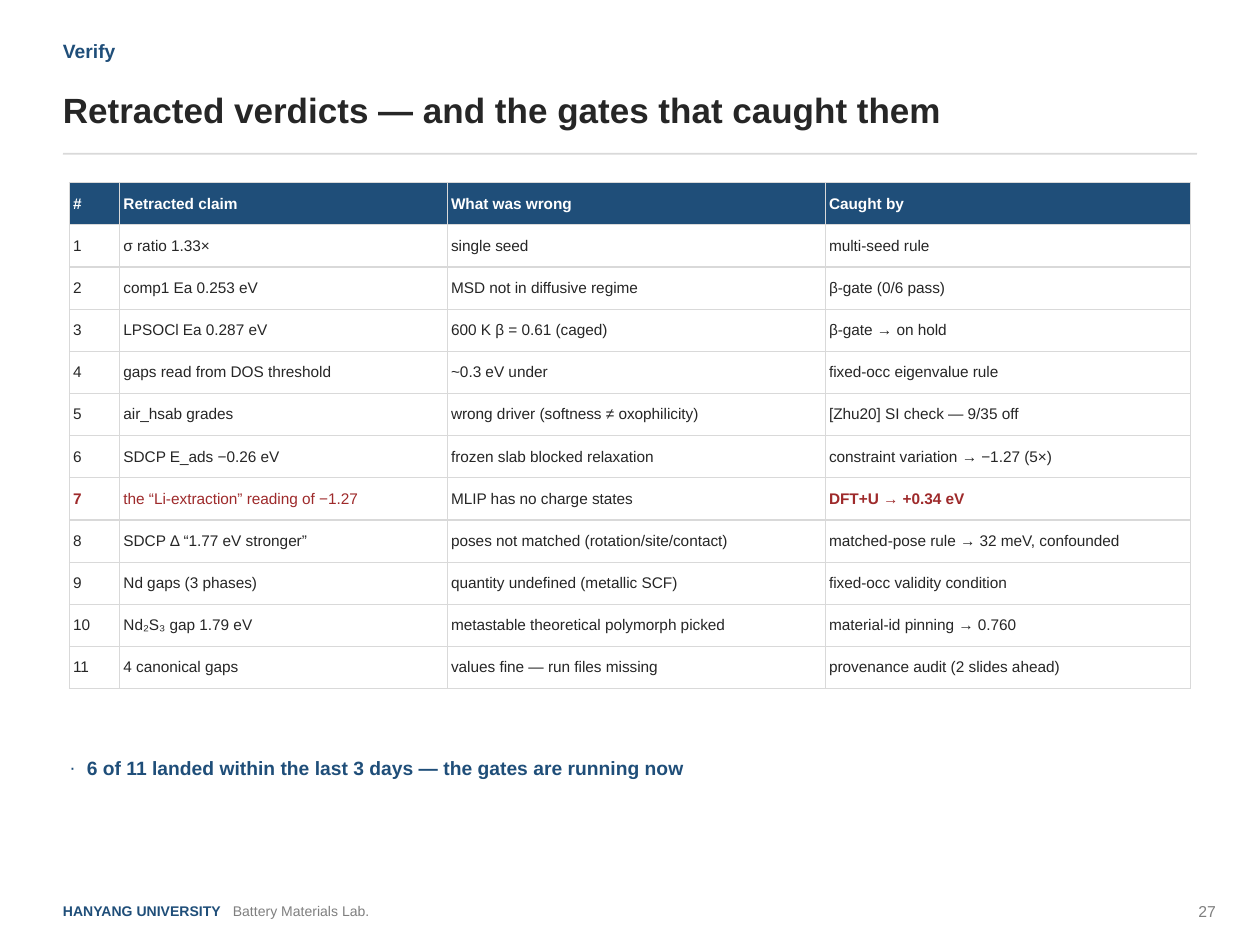
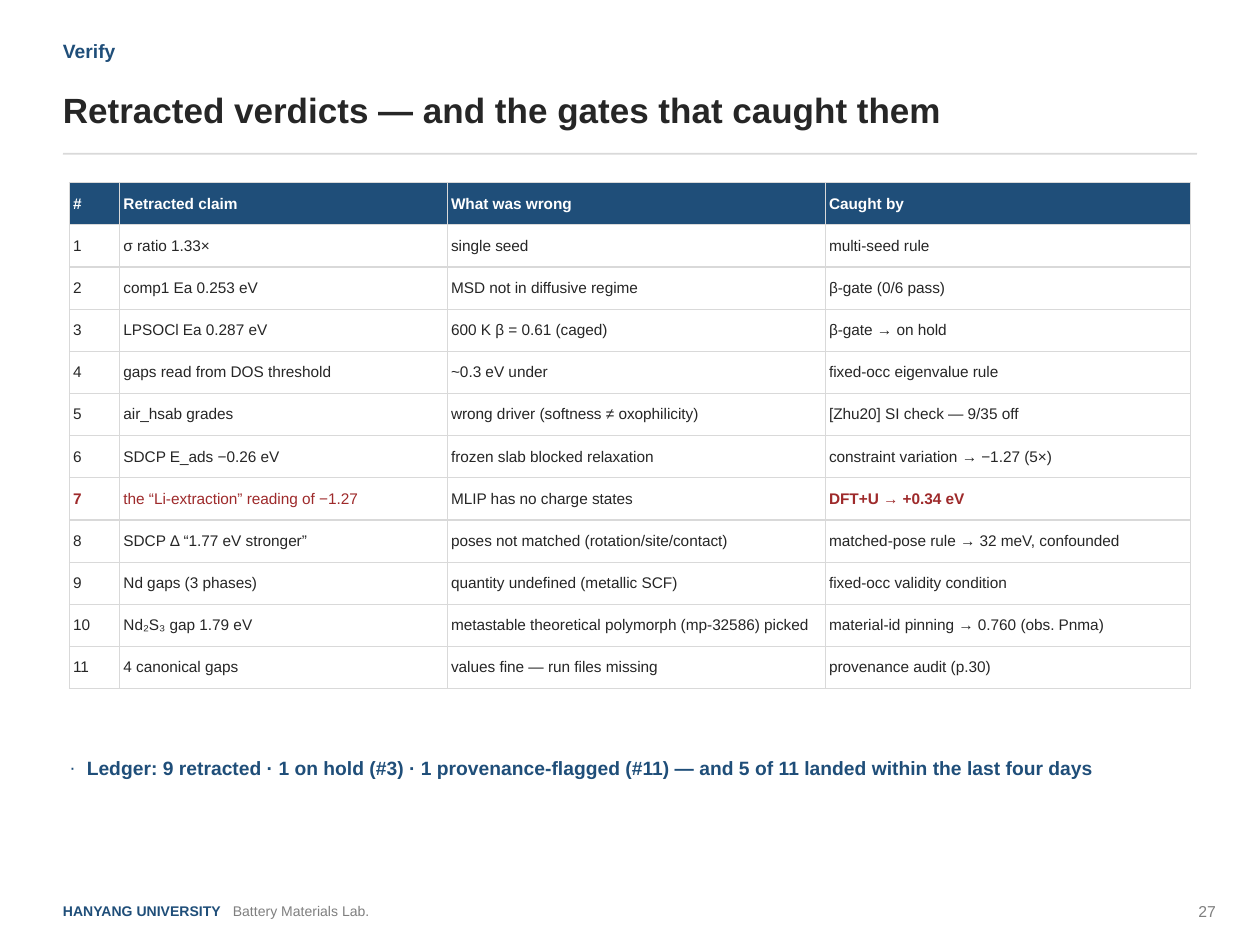
Before and after one commit to yonghoon7153-source/Yonghoon-DEM-DFT, a slide deck: slide 27 of kb/seminars/Research_Seminar_2026_08_v3.pptx. Drawn at 1260x945 pixels with LibreOffice and Linux fonts; fonts in the diff are those of the drawing. Boxes give left, top, right and bottom in pixels: in the first picture for what was removed or moved away, otherwise in the second. Text is boxed around its words. In the diff, an @@ line names an element or a change of style, - is before the commit and + after.

```diff
--- a/kb/seminars/Research_Seminar_2026_08_v3.pptx
+++ b/kb/seminars/Research_Seminar_2026_08_v3.pptx
@@ table at box(69, 183, 1191, 680) @@
-row 11, column 3: metastable theoretical polymorph picked
+row 11, column 3: metastable theoretical polymorph (mp-32586) picked
-row 11, column 4: material-id pinning → 0.760
+row 11, column 4: material-id pinning → 0.760 (obs. Pnma)
-row 12, column 4: provenance audit (2 slides ahead)
+row 12, column 4: provenance audit (p.30)
@@ text at box(87, 761, 1092, 779): text changed @@
-· 6 of 11 landed within the last 3 days — the gates are running now
+· Ledger: 9 retracted · 1 on hold (#3) · 1 provenance-flagged (#11) — and 5 of 11 landed within the last four days
```
Also in this commit, not shown: 34 other slides changed, 1 slide added, 1 other file.
